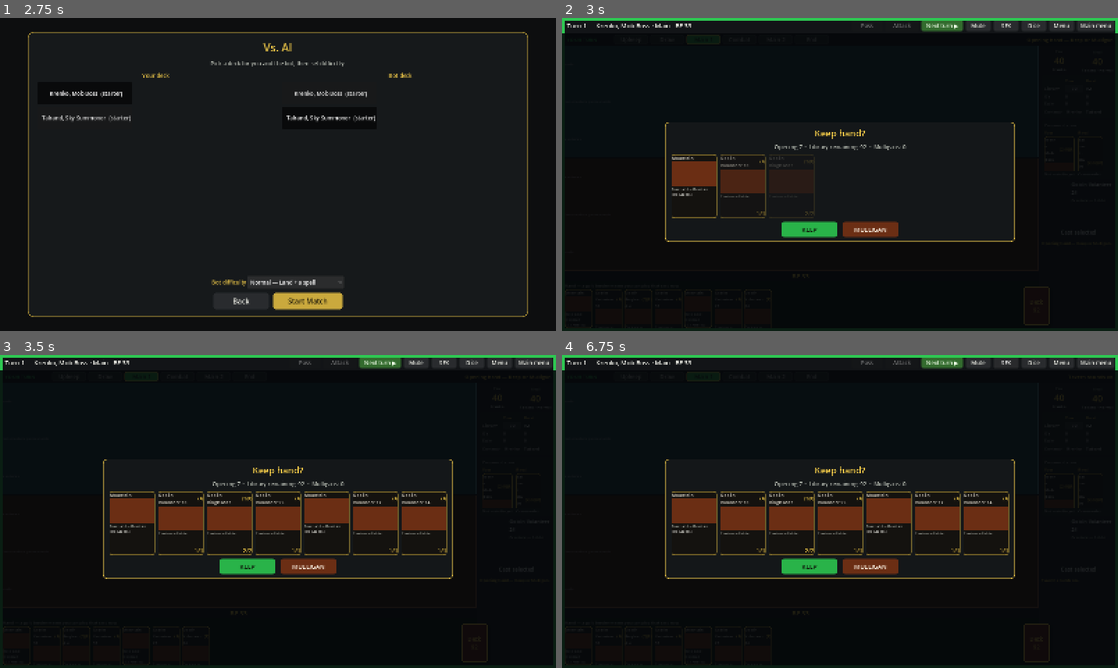
Above: before the commit, frames 1-4 (two rows, left to right).
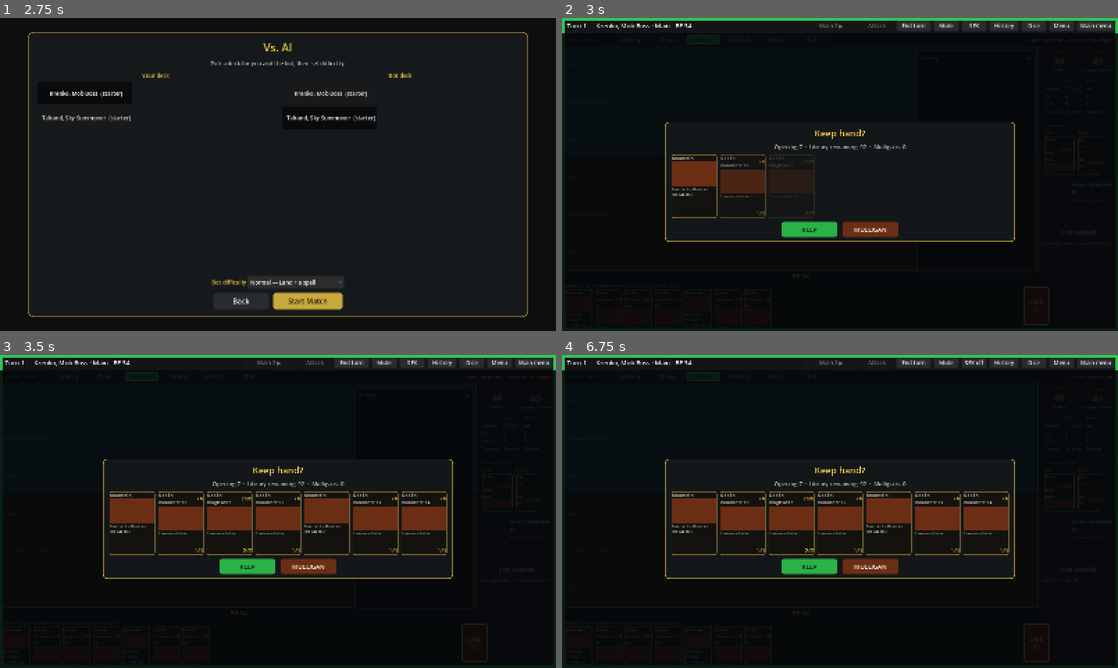
Above: after the commit, the same moments.

Repository: ryanqp/aetherfold
Game: Godot game, scene res://scenes/main_menu.tscn
Same seed, same stepped clock (60 frames per second), same inputs: the game is played once before the commit and once after it.
Inputs (mouse positions are in pixels of both pictures, inside the frame that each line leads up to):
- Up to frame 1 (2.75 s): click "Vs. AI" at 0.5 s; click "Normal — Land + a spell" at 1.25 s; click "Normal — Land + a spell" at 2 s
- Up to frame 2 (3 s): click "Start Match" at 2.75 s
- Up to frame 3 (3.5 s): no input
- Up to frame 4 (6.75 s): click (912, 361) at 3.5 s, where only the run after the commit has a clickable "End turn"; click (1006, 361) at 4.25 s, where only the run after the commit has a clickable "History"; click (940, 361) at 5 s, where only the run before the commit has a clickable "Next turn ▶"; click (940, 361) at 5.75 s, where only the run before the commit has a clickable "Next turn ▶"; click "SFX off" (after the commit: "SFX") at 6.5 s

Frame 1 is identical in both runs. In frame 2, 0.4% of the frame differs, in the area x 22-82%, y 0-5%; in frame 3, 0.4%; in frame 4, 0.5%.

Commit message:
History panel, Next phase button, BF-34 Co-Authored-By: Claude Sonnet 5.5 <noreply@anthropic.com> Claude-Session: https://claude.ai/code/session_01SZvao3Uy1aYQm6w4NyhWqk

Diff:
--- a/scripts/table.gd
+++ b/scripts/table.gd
@@ -1,7 +1,7 @@
 extends Control
 
 const USE_ENGINE := true
-const BUILD := 33
+const BUILD := 34
 const DEBUG_MATCH := true
 const MatchStateScript := preload("res://scripts/match_state.gd")
 const RivalAI := preload("res://scripts/rival_ai.gd")
@@ -73,6 +73,9 @@
 var turn_owner_label: Label
 var hint_label: Label
 var next_turn_btn: Button
+var history_panel: PanelContainer
+var history_text: RichTextLabel
+var _history_shown := 0
 var declare_btn: Button
 var _rival_target: PanelContainer
 var _hint_hold := 0.0
@@ -298,6 +301,7 @@
 	_build_turn_border()
 	_build_hover()
 	_build_deck_pile()
+	_build_history_panel()
 	_build_draw_button()
 	_build_dice_tray()
 	_build_menu()
@@ -323,18 +327,21 @@
 	header_label.add_theme_font_size_override("font_size", 18)
 	header_label.add_theme_color_override("font_color", INK)
 	row.add_child(header_label)
-	pass_btn = _header_button("Pass", GOLD, Color(0.12, 0.10, 0.04), _on_next_stage, 88)
+	pass_btn = _header_button("Next phase ▶", Color(0.20, 0.42, 0.18), Color(0.95, 1.0, 0.92), _on_next_phase, 150)
+	pass_btn.tooltip_text = "Move to the next part of the turn: Upkeep, Draw, Main 1, Combat, Main 2, End."
 	row.add_child(pass_btn)
 	attack_btn = _header_button("Attack", Color(0.62, 0.16, 0.12), Color(0.98, 0.94, 0.88), _on_attack, 96)
 	attack_btn.tooltip_text = "Declare every creature that can attack. Space passes priority. Enter ends the turn."
 	row.add_child(attack_btn)
-	next_turn_btn = _header_button("Next turn ▶", Color(0.20, 0.42, 0.18), Color(0.95, 1.0, 0.92), _on_end_turn, 120)
-	next_turn_btn.tooltip_text = "Finish your turn. The rival plays, then it is your turn again."
+	next_turn_btn = _header_button("End turn", Color(0.16, 0.17, 0.18), INK, _on_end_turn, 100)
+	next_turn_btn.tooltip_text = "Skip the rest of your turn. The rival plays, then it is your turn again."
 	row.add_child(next_turn_btn)
 	mute_button = _header_button("Mute", Color(0.16, 0.17, 0.18), INK, _on_mute, 72)
 	row.add_child(mute_button)
 	sfx_button = _header_button("SFX", Color(0.16, 0.17, 0.18), INK, _on_sfx, 72)
 	row.add_child(sfx_button)
+	var hist_btn := _header_button("History", Color(0.16, 0.17, 0.18), INK, _toggle_history, 84)
+	row.add_child(hist_btn)
 	row.add_child(_header_button("Dice", Color(0.16, 0.17, 0.18), INK, _on_dice, 72))
 	row.add_child(_header_button("Menu", Color(0.16, 0.17, 0.18), INK, _on_menu, 72))
 	row.add_child(_header_button("Main menu", Color(0.16, 0.17, 0.18), INK, _on_main_menu, 100))
@@ -949,6 +956,92 @@
 		st.border_color = TURN_GREEN.lerp(Color(0.65, 1.0, 0.5), pulse)
 		turn_border.add_theme_stylebox_override("panel", st)
 
+## Scrollable play-by-play: casts, summons, activations, attacks, blocks, damage, life.
+func _build_history_panel() -> void:
+	history_panel = PanelContainer.new()
+	history_panel.set_anchors_preset(Control.PRESET_TOP_RIGHT)
+	history_panel.anchor_left = 1.0
+	history_panel.anchor_right = 1.0
+	history_panel.anchor_top = 0.0
+	history_panel.anchor_bottom = 1.0
+	history_panel.offset_left = -(SIDE_W + 352)
+	history_panel.offset_right = -(SIDE_W + 10)
+	history_panel.offset_top = 92
+	history_panel.offset_bottom = -170
+	history_panel.z_index = 30
+	var st := StyleBoxFlat.new()
+	st.bg_color = Color(0.05, 0.06, 0.07, 0.94)
+	st.border_color = GOLD.darkened(0.3)
+	st.set_border_width_all(2)
+	st.set_corner_radius_all(8)
+	st.content_margin_left = 10
+	st.content_margin_right = 6
+	st.content_margin_top = 8
+	st.content_margin_bottom = 8
+	history_panel.add_theme_stylebox_override("panel", st)
+	var col := VBoxContainer.new()
+	col.add_theme_constant_override("separation", 4)
+	var head := HBoxContainer.new()
+	var title := Label.new()
+	title.text = "History"
+	title.size_flags_horizontal = SIZE_EXPAND_FILL
+	title.add_theme_color_override("font_color", GOLD)
+	title.add_theme_font_size_override("font_size", 15)
+	head.add_child(title)
+	var close := Button.new()
+	close.text = "✕"
+	close.focus_mode = Control.FOCUS_NONE
+	close.pressed.connect(_toggle_history)
+	head.add_child(close)
+	col.add_child(head)
+	history_text = RichTextLabel.new()
+	history_text.bbcode_enabled = true
+	history_text.scroll_active = true
+	history_text.scroll_following = true
+	history_text.selection_enabled = true
+	history_text.size_flags_vertical = SIZE_EXPAND_FILL
+	history_text.add_theme_font_size_override("normal_font_size", 13)
+	history_text.add_theme_font_size_override("bold_font_size", 13)
+	col.add_child(history_text)
+	history_panel.add_child(col)
+	history_panel.visible = true
+	add_child(history_panel)
+
+
+func _toggle_history() -> void:
+	if history_panel:
+		history_panel.visible = not history_panel.visible
+		_history_shown = -1
+		_paint_history()
+
+
+func _paint_history() -> void:
+	if history_text == null or history_panel == null or not history_panel.visible:
+		return
+	if session == null or session.view == null:
+		return
+	var lines: Array = session.view.history
+	if lines.size() == _history_shown:
+		return
+	_history_shown = lines.size()
+	var out := ""
+	for entry in lines:
+		var d: Dictionary = entry
+		var t := str(d.get("t", "")).replace("[", "(").replace("]", ")")
+		match str(d.get("k", "info")):
+			"turn":
+				out += "\n[b][color=#f2c94c]%s[/color][/b]\n" % t
+			"step":
+				out += "[color=#6f7a78]· %s[/color]\n" % t
+			"you":
+				out += "[color=#cfe9c6]%s[/color]\n" % t
+			"rival":
+				out += "[color=#f0a79c]%s[/color]\n" % t
+			_:
+				out += "[color=#b9c0bf]%s[/color]\n" % t
+	history_text.text = out
+
+
 func _build_deck_pile() -> void:
 	deck_btn = Button.new()
 	deck_btn.text = "92"
@@ -1172,6 +1265,7 @@
 	_fill_command(you_cmd_row, b.you["command"], true)
 	_fill_command(rival_cmd_row, b.rival["command"], false)
 	_paint_phase_track()
+	_paint_history()
 	if _hint_hold <= 0.0:
 		_paint_hint()
 	if deck_btn:
@@ -1572,6 +1666,7 @@
 			attack_btn.tooltip_text = "Go to combat and choose which creatures attack."
 		if pass_btn:
 			pass_btn.disabled = not session.can_play()
+			pass_btn.text = _next_phase_label(v)
 	if declare_btn:
 		var dsel: Dictionary = v.find_card(str(v.selected_id))
 		var mine_creature: bool = not dsel.is_empty() and _card_in(v.you.get("creatures", []), str(dsel.get("id", "")))
@@ -1616,6 +1711,52 @@
 		_set_status(r.error)
 		return
 	_set_status(str(session.view.prompt))
+
+
+## The green button: step to the next part of the turn.
+func _on_next_phase() -> void:
+	if not USE_ENGINE or session == null or session.view == null:
+		_on_next_stage()
+		return
+	if _client_net("pass"):
+		return
+	if not session.can_play():
+		_set_status("Keep or Mulligan first.")
+		return
+	if _in_blocking_mode():
+		_on_next_stage()
+		return
+	if _in_attack_mode():
+		_confirm_attack()
+		return
+	var v = session.view
+	if bool(v.active_is_you) and not session.draw_waiting() and str(v.turn_track) == "main1" and bool(v.can_attack):
+		_on_attack()
+		return
+	if bool(v.active_is_you) and str(v.turn_track) == "end":
+		## Past the end step comes the rival's turn, which End turn plays out.
+		_on_end_turn()
+		return
+	_on_next_stage()
+
+
+func _next_phase_label(v) -> String:
+	if not bool(v.active_is_you):
+		return "Rival's turn"
+	if session.draw_waiting():
+		return "Draw card ▶"
+	match str(v.turn_track):
+		"upkeep":
+			return "Draw ▶"
+		"draw":
+			return "Main 1 ▶"
+		"main1":
+			return "Combat ▶" if bool(v.can_attack) else "Main 2 ▶"
+		"combat":
+			return "Main 2 ▶"
+		"main2":
+			return "End step ▶"
+	return "Next turn ▶"
 
 
 func _on_next_stage() -> void:
